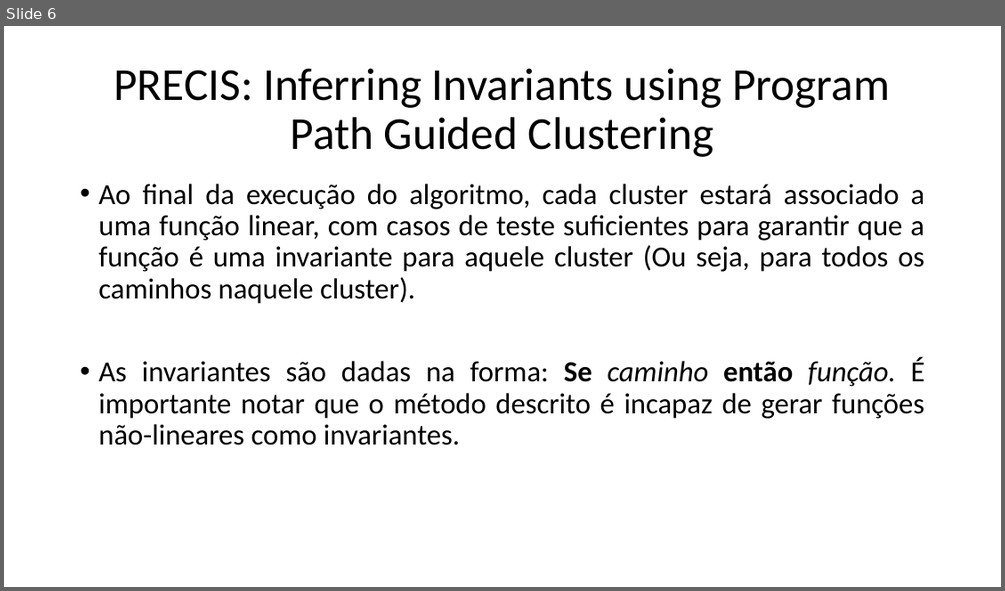
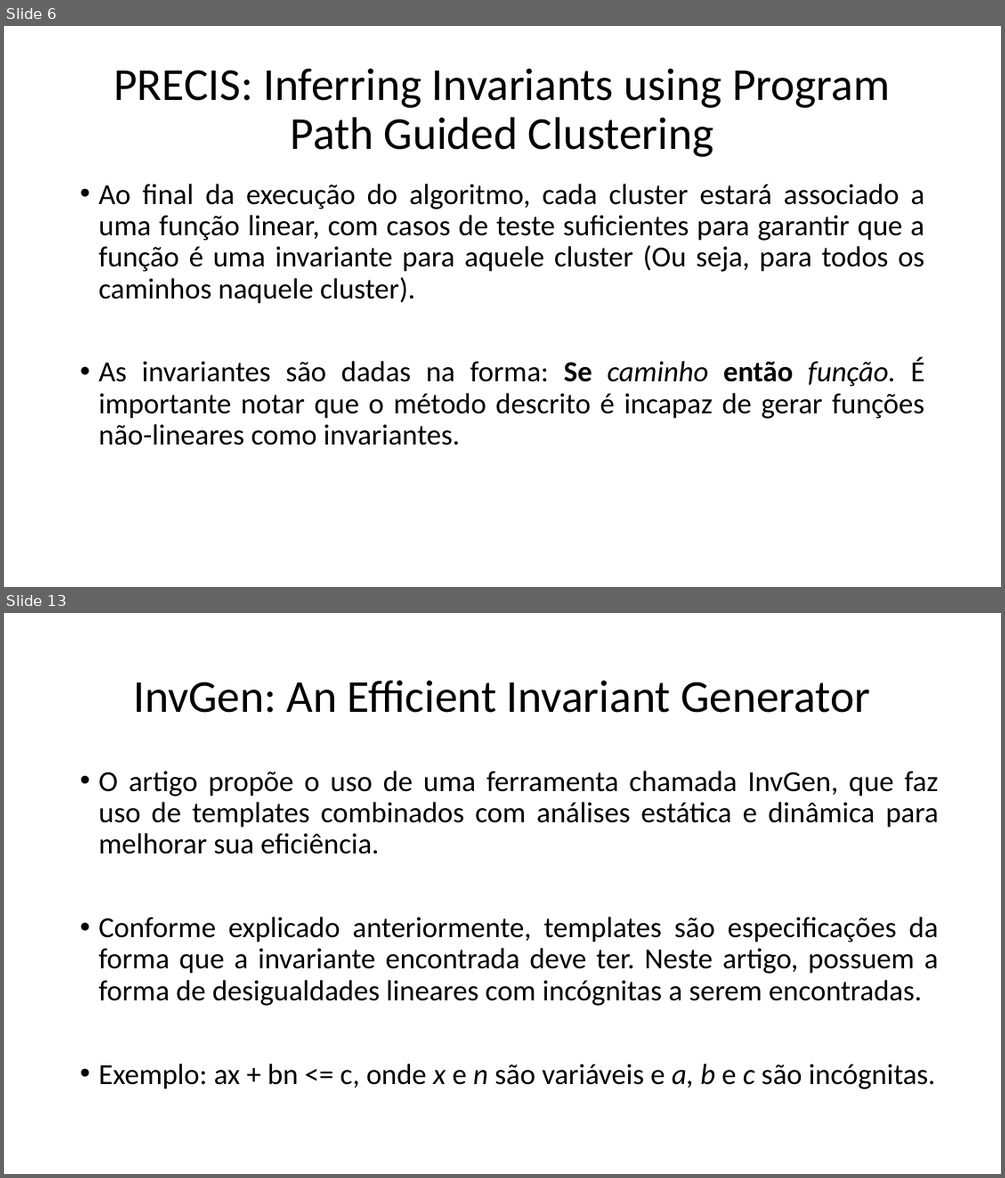
Before and after one commit to VictorDeluca/Atividades_TCC, a slide deck: Articles.pptx. Shown one above the other, each under a label of ours: slide 6 before the commit, slides 6 and 13 after it; the slides between them are not shown. The pictures are 1005x591 and 1005x1178 pixels, drawn with LibreOffice and Linux fonts; fonts in the diff are those of the drawing. Boxes give left, top, right and bottom in pixels: in the first picture for what was removed or moved away, otherwise in the second. Text is boxed around its words. In the diff, an @@ line names an element or a change of style, - is before the commit and + after.

```diff
--- a/Articles.pptx
+++ b/Articles.pptx
@@ slide 13 added at [4,613,1001,1174], background #FFFFFF @@
@@ title added at [133,680,870,713], 44 pt, text #000000 @@
+InvGen: An Efficient Invariant Generator
@@ text added at [98,771,938,1089], 28 pt, text #000000 @@
+• O artigo propõe o uso de uma ferramenta chamada InvGen, que faz uso de templates combinados com análises estática e dinâmica para melhorar sua eficiência.
+• Conforme explicado anteriormente, templates são especificações da forma que a invariante encontrada deve ter. Neste artigo, possuem a forma de desigualdades lineares com incógnitas a serem encontradas.
+• Exemplo: ax + bn <= c, onde x e n são variáveis e a, b e c são incógnitas.
```
Also in this commit, not shown: 1 slide changed, 7 other slides added, 1 slide removed.
